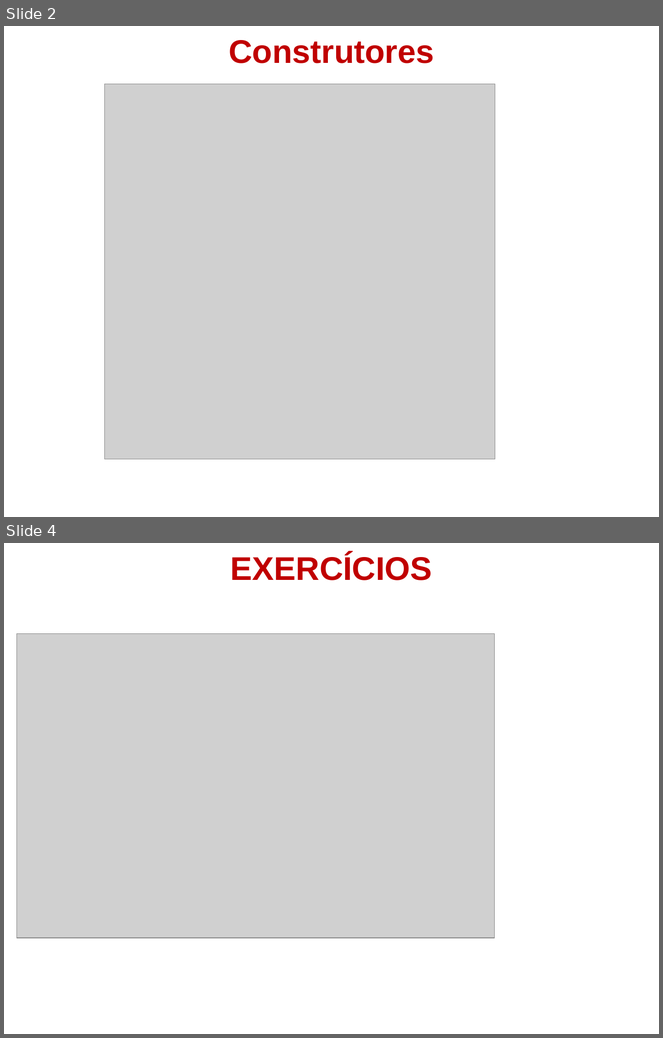
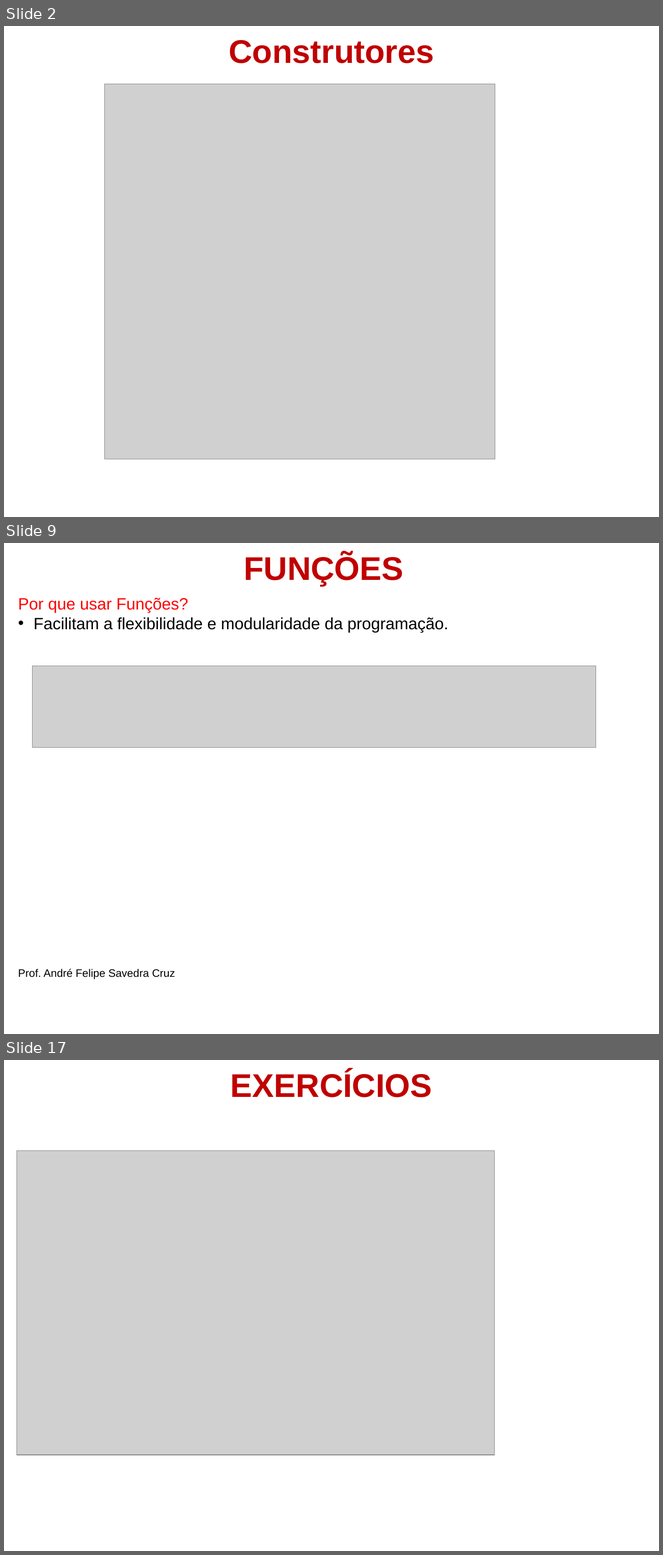
Before and after one commit to andre-savedra/material_1_des, a slide deck: 4-Iniciando com Java OO/FPOO-5.ppt. Shown one above the other, each under a label of ours: slides 2 and 4 before the commit, slides 2, 9 and 17 after it; the slides between them are not shown. The pictures are 663x1038 and 663x1555 pixels, drawn with LibreOffice and Linux fonts; fonts in the diff are those of the drawing; grey boxes stand for pictures; background and template pictures are left out. Boxes give left, top, right and bottom in pixels: in the first picture for what was removed or moved away, otherwise in the second. Text is boxed around its words. In the diff, an @@ line names an element or a change of style, - is before the commit and + after.

```diff
--- a/4-Iniciando com Java OO/FPOO-5.ppt
+++ b/4-Iniciando com Java OO/FPOO-5.ppt
@@ slide 9 added at box(4, 543, 659, 1034), background picture (left out) @@
@@ text added at box(244, 554, 404, 586), 36 pt, text #C00000, bold @@
+FUNÇÕES
@@ text added at box(18, 598, 449, 980), 18 pt, text #000000 @@
+Por que usar Funções?
+• Facilitam a flexibilidade e modularidade da programação.
+Prof. André Felipe Savedra Cruz
@@ picture added at box(32, 666, 596, 748) @@
@@ what was slide 4 is now slide 17 @@
```
Also in this commit, not shown: 1 slide changed, 12 other slides added.
